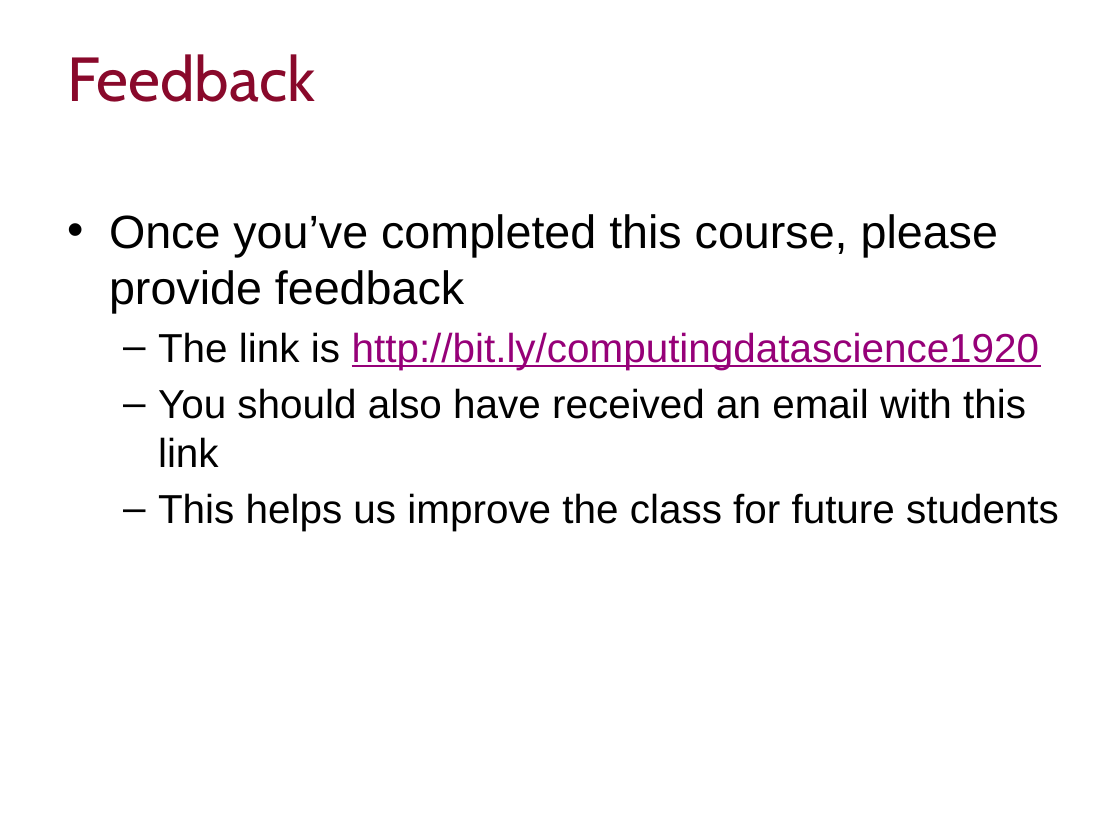
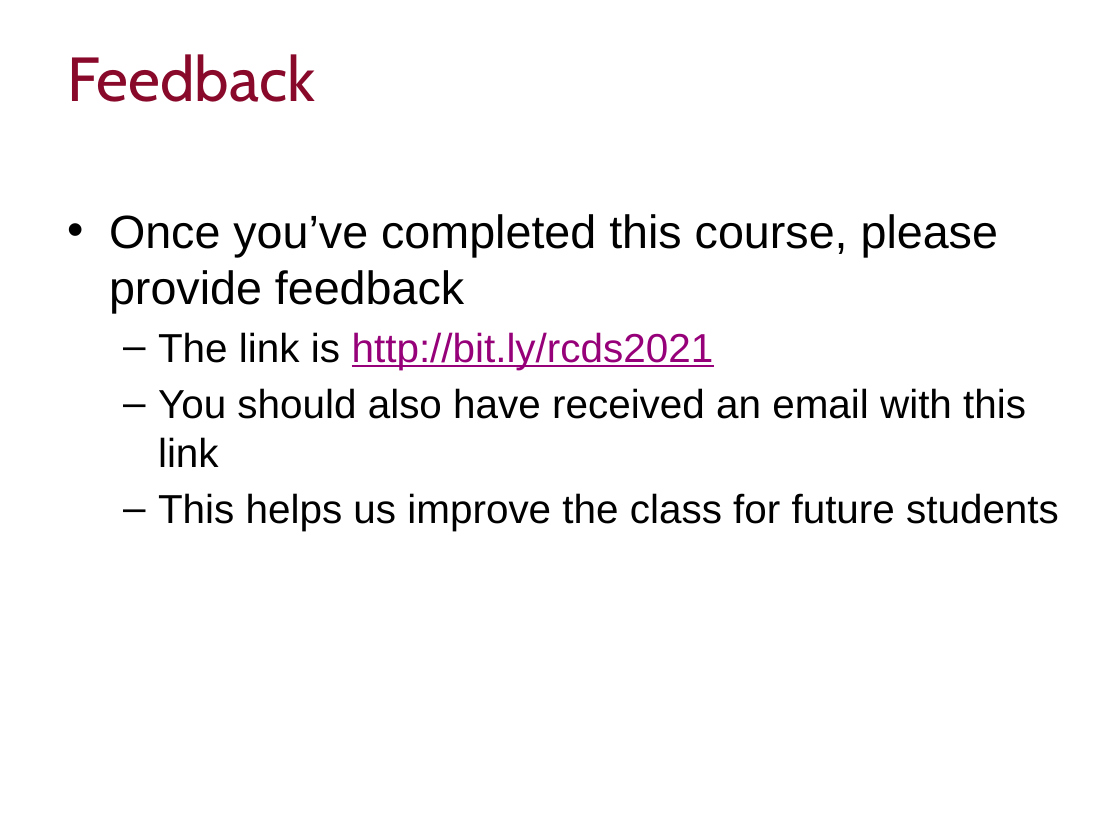
Before and after one commit to ImperialCollegeLondon/RCDS-object-oriented-python, a slide deck: slide 4 of Object-Oriented Python Slides.pptx. Drawn at 1120x840 pixels with LibreOffice and Linux fonts; fonts in the diff are those of the drawing; background and template pictures are left out. Boxes give left, top, right and bottom in pixels: in the first picture for what was removed or moved away, otherwise in the second. Text is boxed around its words. In the diff, an @@ line names an element or a change of style, - is before the commit and + after.

```diff
--- a/Object-Oriented Python Slides.pptx
+++ b/Object-Oriented Python Slides.pptx
@@ text at [158, 332, 714, 369]: text changed @@
-  – The link is http://bit.ly/computingdatascience1920
+  – The link is http://bit.ly/rcds2021
```
Also in this commit, not shown: 1 other file.
